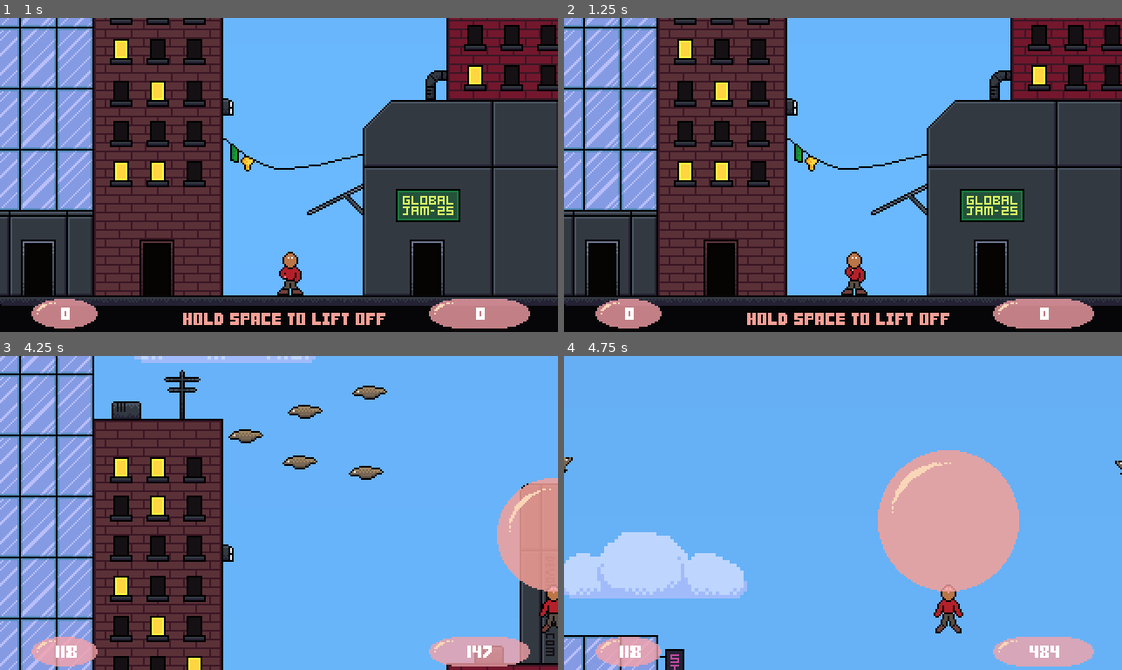
Above: before the commit, frames 1-4 (two rows, left to right).
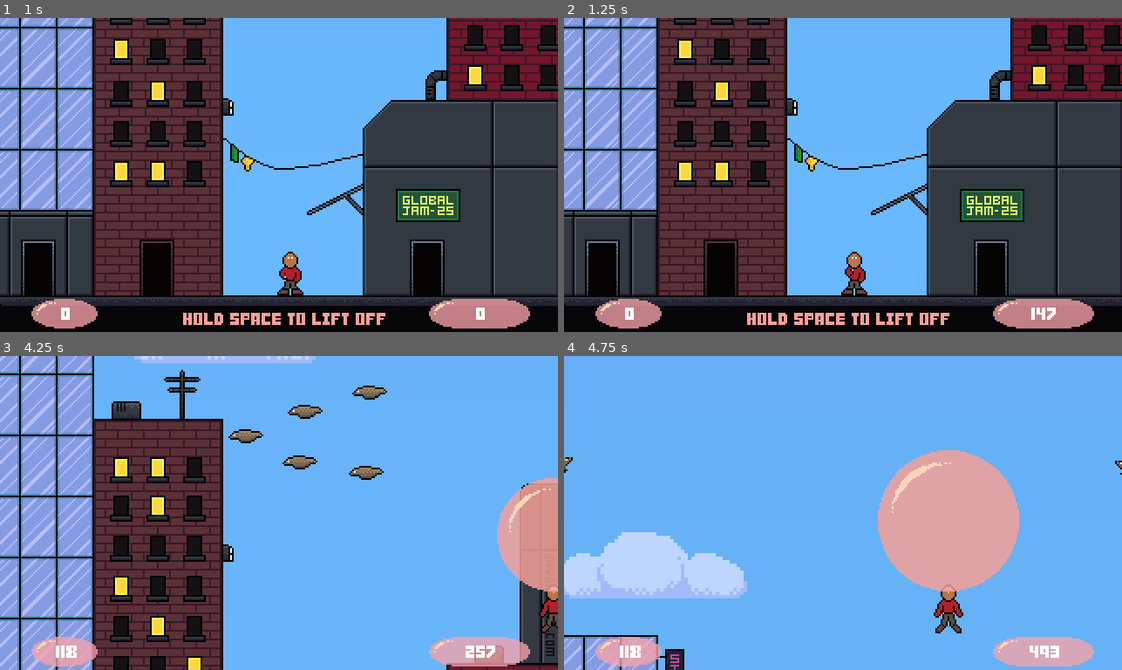
Above: after the commit, the same moments.

Repository: eagle-eye-scouter/GGJ_BubbleBlowing
Game: Godot game, scene res://scenes/main_menu.tscn
The game is run twice, just before and just after one commit, with the same random seed, the same clock (stepped at 60 frames per second) and the same inputs.
Inputs (mouse positions are in pixels of both pictures, inside the frame that each line leads up to):
- Up to frame 1 (1 s): click (94, 200) at 0.5 s
- Up to frame 2 (1.25 s): no input
- Up to frame 3 (4.25 s): tap Enter (ui_accept) at 1.25, 1.52, 2.27, 2.75, 3.77 s; hold D (player_right) 1.28-2.03 s; hold Space (player_breath) 1.28-2.03 s; hold S (player_down) 2.03-2.78 s; tap Space (player_breath) at 2.1, 3.6 s; hold D (player_right) 2.78-3.53 s; hold Space (player_breath) 2.78-3.53 s; hold W (player_up) from 3.53 s (still down)
- Up to frame 4 (4.75 s): release W (player_up) at 4.28 s; hold A (player_left) from 4.28 s (still down); hold Space (player_breath) from 4.28 s (still down); tap Enter (ui_accept) at 4.52 s

Frame 1 is identical in both runs. In frame 2, 0.1% of the frame differs, in the area x 83-89%, y 92-97%; in frame 3, 0.1%; in frame 4, less than 0.1%.

Commit message:
Adjusted scoring
Score is now updated every half second (This is purely a visual change).

Score continues updating even when the game ends to ensure an accurate display.

Timer is paused when the game ends for accurate score calculations.

Time bonus is now 2% score increase for every remaining point of time left.

Diff:
--- a/scenes/player.tscn
+++ b/scenes/player.tscn
@@ -227,6 +227,7 @@
 [node name="VisibleOnScreenNotifier2D" type="VisibleOnScreenNotifier2D" parent="."]
 
 [node name="Timer2" type="Timer" parent="."]
+wait_time = 0.5
 autostart = true
 
 [connection signal="animation_finished" from="AnimatedSprite2D" to="." method="_on_animated_sprite_2d_animation_finished"]
--- a/scripts/hud.gd
+++ b/scripts/hud.gd
@@ -7,7 +7,7 @@
 func _process(delta: float) -> void:
 	if (player.state != player.State.DEAD and player.state != player.State.VICTORY):
 		global_position.y = player.global_position.y + diffstance
-		update_hud()
+	update_hud()
 
 func update_hud():
 	$TimeLabel.set_text(str(int(player.timer.time_left)))
--- a/scripts/player.gd
+++ b/scripts/player.gd
@@ -125,6 +125,7 @@
 				return
 			new_animation = "pop"
 			print("Maximum elevation:", sea_level-max_altitude)
+			timer.set_paused(true)
 			calculate_score(false)
 		State.VICTORY:
 			if state == State.DEAD or state == State.VICTORY:
@@ -180,7 +181,7 @@
 	var altitude = abs(max_altitude - sea_level)
 	var new_score = altitude
 	if (victory):
-		new_score = altitude + (altitude * timer.time_left/10)
+		new_score = altitude + (altitude * timer.time_left/50)
 	if (score < new_score):
 		score = new_score
 	print("Calculated score: ", score)
